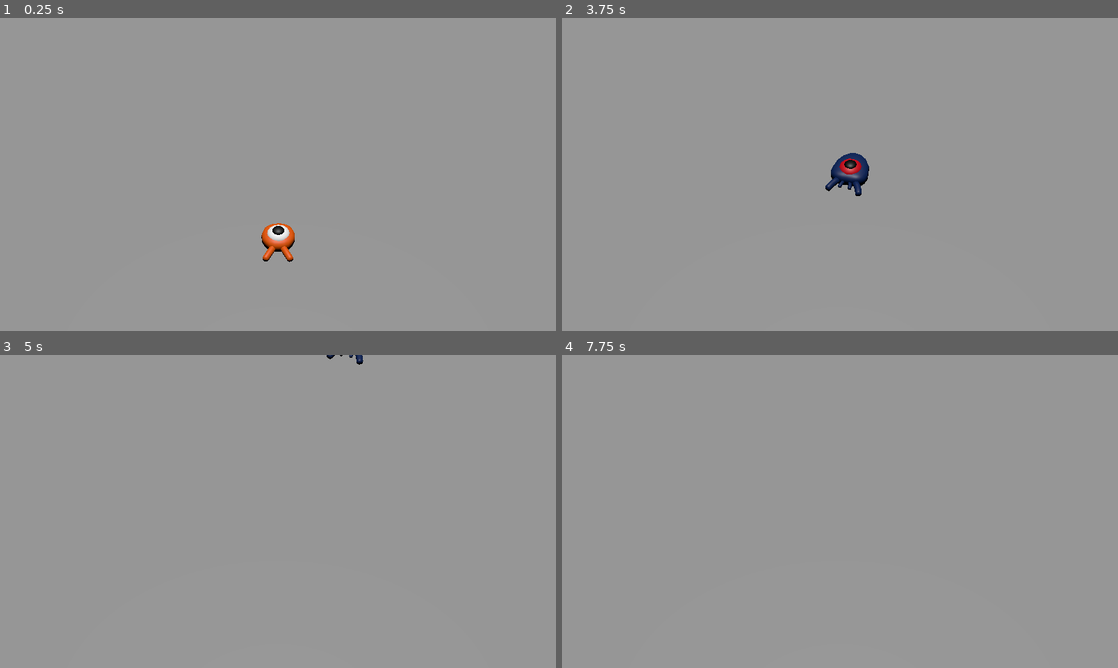
Above: before the commit, frames 1-4 (two rows, left to right).
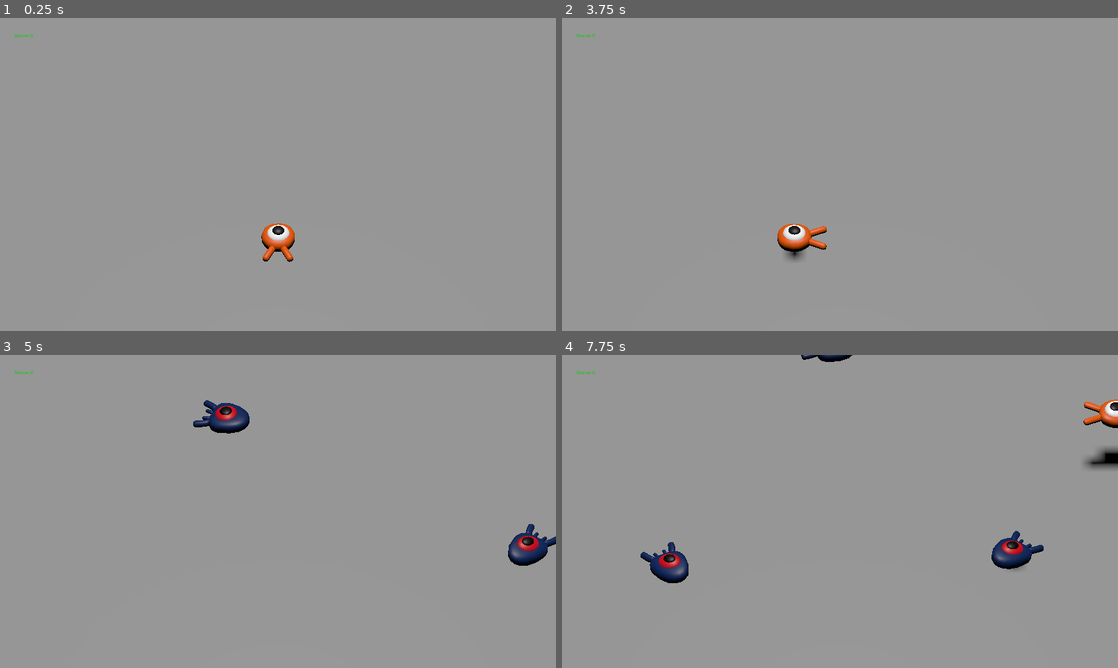
Above: after the commit, the same moments.

Repository: NanoDev1999/GodotTutorial
Game: Godot game, scene res://Scenes/Main.tscn
Two runs of this game, one before a commit and one after it. Both use one fixed random seed, a clock stepped at 60 frames per second and the inputs below.
Inputs:
- Up to frame 1 (0.25 s): no input
- Up to frame 2 (3.75 s): tap Enter (ui_accept) at 0.5, 1.35, 2.85 s; hold Right (move_right) 0.53-1.28 s; hold Enter (ui_accept) 0.53-1.28 s; tap Space (jump) at 0.77, 1.52, 3.02 s; hold Down (move_back) 1.28-2.03 s; hold Right (move_right) 2.03-2.78 s; hold Enter (ui_accept) 2.03-2.78 s; hold Up (move_forward) 2.78-3.53 s; hold Left (move_left) from 3.53 s (still down); hold Enter (ui_accept) from 3.53 s (still down)
- Up to frame 3 (5 s): keep holding Left (move_left); tap Space (jump) at 3.77, 4.52 s; release Enter (ui_accept) at 4.28 s; tap Enter (ui_accept) at 4.35 s
- Up to frame 4 (7.75 s): release Left (move_left) at 5.03 s; hold Down (move_back) 5.03-5.78 s; hold Enter (ui_accept) 5.03-5.78 s; hold Right (move_right) 5.78-6.53 s; tap Enter (ui_accept) at 5.85, 7.35 s; tap Space (jump) at 6.02, 6.77, 7.52 s; hold Up (move_forward) 6.53-7.28 s; hold Enter (ui_accept) 6.53-7.28 s; hold Right (move_right) from 7.28 s (still down)

The runs differ from the first frame. In frame 1, less than 0.1% of the frame differs, in the area x 2-6%, y 5-7%; in frame 2, 1.3%; in frame 3, 1.4%; in frame 4, 2.2%, in the area x 2-100%, y 0-73%.

Commit message:
added score, retry, and music

Diff:
--- /dev/null
+++ b/MusicPlayer.tscn
@@ -0,0 +1,7 @@
+[gd_scene load_steps=2 format=3 uid="uid://bmwo1kgimdf2y"]
+
+[ext_resource type="AudioStream" uid="uid://df85k2obobkkm" path="res://Assets/art/House In a Forest Loop.ogg" id="1_fit2t"]
+
+[node name="MusicPlayer" type="AudioStreamPlayer"]
+stream = ExtResource("1_fit2t")
+autoplay = true
--- a/Scenes/Main.tscn
+++ b/Scenes/Main.tscn
@@ -1,8 +1,10 @@
-[gd_scene load_steps=9 format=3 uid="uid://bu13p1yl40qnv"]
+[gd_scene load_steps=12 format=3 uid="uid://bu13p1yl40qnv"]
 
 [ext_resource type="Script" path="res://Scenes/Spawn.gd" id="1_klnjm"]
 [ext_resource type="PackedScene" uid="uid://cmlutpmr8diyy" path="res://Enemy.tscn" id="2_dsuhb"]
 [ext_resource type="PackedScene" uid="uid://qsr2acntwcvw" path="res://Player.tscn" id="2_tkoq5"]
+[ext_resource type="FontFile" uid="uid://djjurt1ydr2s4" path="res://Assets/fonts/Montserrat-Medium.ttf" id="4_78fgo"]
+[ext_resource type="Script" path="res://Scenes/ScoreLabel.gd" id="5_afkxk"]
 
 [sub_resource type="BoxShape3D" id="BoxShape3D_l7n66"]
 size = Vector3(60, 0.001, 60)
@@ -22,6 +24,9 @@
 "tilts": PackedFloat32Array(0, 0, 0, 0, 0)
 }
 point_count = 5
+
+[sub_resource type="Theme" id="Theme_p76m8"]
+default_font = ExtResource("4_78fgo")
 
 [node name="Main" type="Node"]
 script = ExtResource("1_klnjm")
@@ -85,5 +90,48 @@
 wait_time = 0.5
 autostart = true
 
+[node name="UserInterface" type="Control" parent="."]
+layout_mode = 3
+anchors_preset = 15
+anchor_right = 1.0
+anchor_bottom = 1.0
+grow_horizontal = 2
+grow_vertical = 2
+theme = SubResource("Theme_p76m8")
+
+[node name="ScoreLabel" type="Label" parent="UserInterface"]
+layout_mode = 0
+offset_left = 50.0
+offset_top = 50.0
+offset_right = 111.0
+offset_bottom = 76.0
+theme_override_colors/font_color = Color(0, 0.8, 0, 1)
+text = "Socre: 0"
+script = ExtResource("5_afkxk")
+
+[node name="RetryButton" type="ColorRect" parent="UserInterface"]
+layout_mode = 1
+anchors_preset = 15
+anchor_right = 1.0
+anchor_bottom = 1.0
+grow_horizontal = 2
+grow_vertical = 2
+color = Color(0.0980392, 0.027451, 0.0313726, 1)
+
+[node name="Label" type="Label" parent="UserInterface/RetryButton"]
+layout_mode = 1
+anchors_preset = 8
+anchor_left = 0.5
+anchor_top = 0.5
+anchor_right = 0.5
+anchor_bottom = 0.5
+offset_left = -80.5
+offset_top = -12.0
+offset_right = 80.5
+offset_bottom = 12.0
+grow_horizontal = 2
+grow_vertical = 2
+text = "Press Enter to Retry"
+
 [connection signal="hit" from="Player" to="." method="_on_player_hit"]
 [connection signal="timeout" from="SpawnEnemyTimer" to="." method="_on_spawn_enemy_timer_timeout"]
--- /dev/null
+++ b/Scenes/ScoreLabel.gd
@@ -0,0 +1,19 @@
+extends Label
+
+
+# Called when the node enters the scene tree for the first time.
+func _ready():
+	pass # Replace with function body.
+
+
+# Called every frame. 'delta' is the elapsed time since the previous frame.
+func _process(delta):
+	pass
+
+
+var score = 0
+
+
+func _on_mob_squashed():
+	score += 1
+	text = "Score: %s" % score
--- a/Scenes/Spawn.gd
+++ b/Scenes/Spawn.gd
@@ -8,7 +8,7 @@
 
 # Called when the node enters the scene tree for the first time.
 func _ready():
-	pass # Replace with function body.
+	$UserInterface/RetryButton.hide()
 
 
 # Called every frame. 'delta' is the elapsed time since the previous frame.
@@ -31,6 +31,8 @@
 
 	add_child(enemy)
 
+	enemy.squashed.connect($UserInterface/ScoreLabel._on_mob_squashed.bind())
+
 
 
 
@@ -40,3 +42,10 @@
 
 func _on_player_hit():
 	$SpawnEnemyTimer.stop()
+	$UserInterface/RetryButton.show()
+
+
+
+func _unhandled_input(event):
+	if event.is_action_pressed("ui_accept") && $UserInterface/RetryButton.visible:
+		get_tree().reload_current_scene()
--- a/project.godot
+++ b/project.godot
@@ -15,6 +15,10 @@
 config/custom_user_dir_name="AujumData"
 config/features=PackedStringArray("4.1", "Forward Plus")
 config/icon="res://icon.svg"
+
+[autoload]
+
+MusicPlayer="*res://MusicPlayer.tscn"
 
 [display]
 
